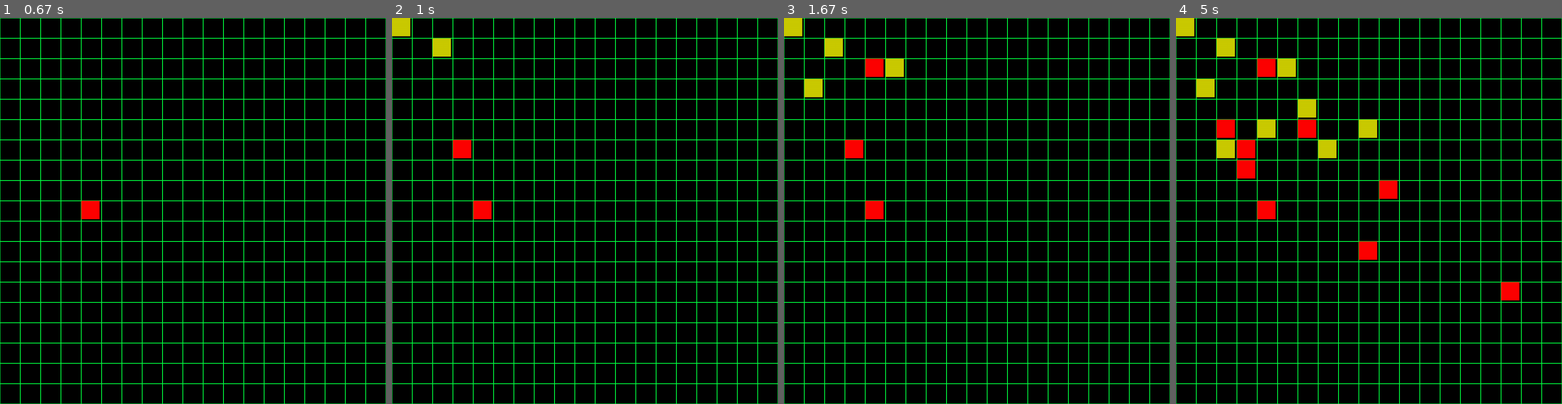
Above: before the commit, frames 1-4 (left to right).
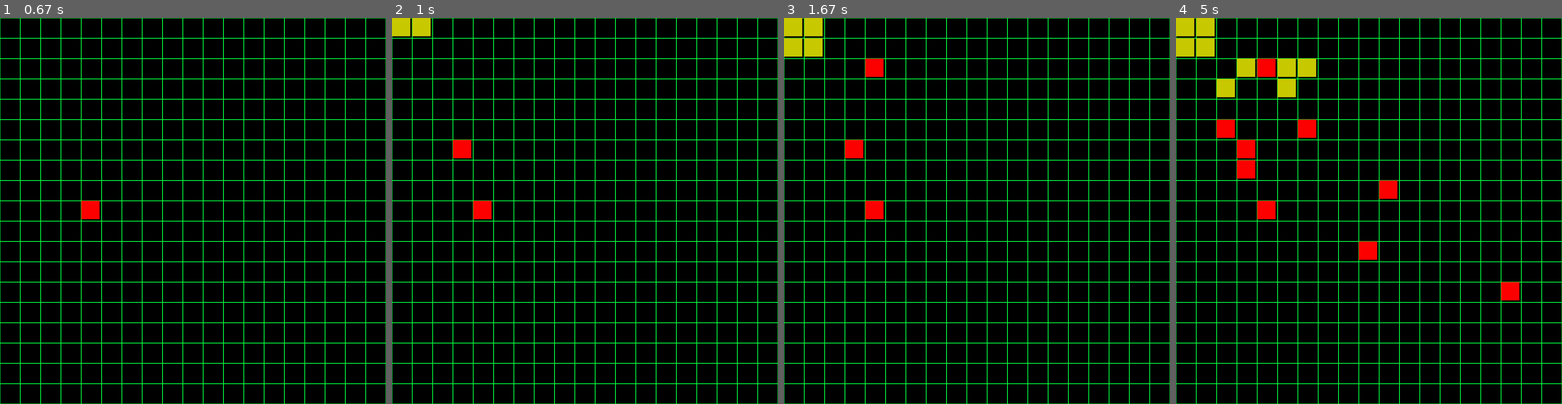
Above: after the commit, the same moments.

Repository: C355Team/Connect6
Game: pygame game, started from AI_connect6.py
Same seed, same stepped clock (60 frames per second), same inputs: the game is played once before the commit and once after it.
Inputs (mouse positions are in pixels of both pictures, inside the frame that each line leads up to):
- Up to frame 1 (0.67 s): press the mouse at (193, 238) at 0.37 s; move the mouse to (146, 226) at 0.47 s; release the mouse at (100, 214) at 0.6 s
- Up to frame 2 (1 s): click (465, 153) at 0.77 s
- Up to frame 3 (1.67 s): click (876, 68) at 1.12 s; click (980, 253) at 1.52 s
- Up to frame 4 (5 s): click (1314, 129) at 1.98 s; move the mouse to (1222, 126) at 2.3 s; click (1222, 126) at 2.52 s; move the mouse to (1245, 160) at 2.87 s; click (1245, 160) at 3.12 s; move the mouse to (1384, 195) at 3.5 s; click (1384, 195) at 3.78 s; move the mouse to (1507, 299) at 4.2 s; click (1507, 299) at 4.52 s; move the mouse to (1284, 141) at 4.97 s

Frame 1 is identical in both runs. In frame 2, 0.5% of the frame differs, in the area x 5-16%, y 0-10%; in frame 3, 1.4%; in frame 4, 3.2%, in the area x 0-53%, y 0-37%.

Commit message:
opponent scoring

Diff:
--- a/AI_connect6.py
+++ b/AI_connect6.py
@@ -194,11 +194,13 @@
 def score_util(board, player, is_max_player, max_length, blanks_around):
     util = 0
     max_length, blanks_around = max_score(board, player, max_length, blanks_around)
+    max_length_opp, blanks_around_opp = max_score(board, "X", max_length, blanks_around)
     can_win = max_length + blanks_around >= 6
+    opp_can_win = max_length_opp + blanks_around_opp >= 6
 
     if can_win:
         if max_length == 6:
-            util = 500
+            util = 1000
         elif max_length == 5:
             util = 50
         elif max_length == 4:
@@ -206,9 +208,19 @@
         elif max_length == 3:
             util = 30
         elif max_length == 2:
-            util = 2
+            util = 20
         elif max_length == 1:
             util = 10
+
+    if opp_can_win:
+        if max_length_opp == 6:
+            util = -500 if 500 > util else util
+        elif max_length_opp == 5:
+            util = -55 if 55 > util else util
+        elif max_length_opp == 4:
+            util = -45 if 45 > util else util
+        elif max_length_opp == 3:
+            util = -35 if 35 > util else util
 
     if not is_max_player:
         util *= -1
@@ -241,6 +253,7 @@
 max_depth = 1
 
 def min_max(board, player, max_depth, depth, alpha, beta, is_max_player, turn):
+    global max_length, blanks_around
     if win_state(board, "X") or win_state(board, "O") or depth == max_depth:
         return score_util(board, player, is_max_player, max_length, blanks_around)
 
